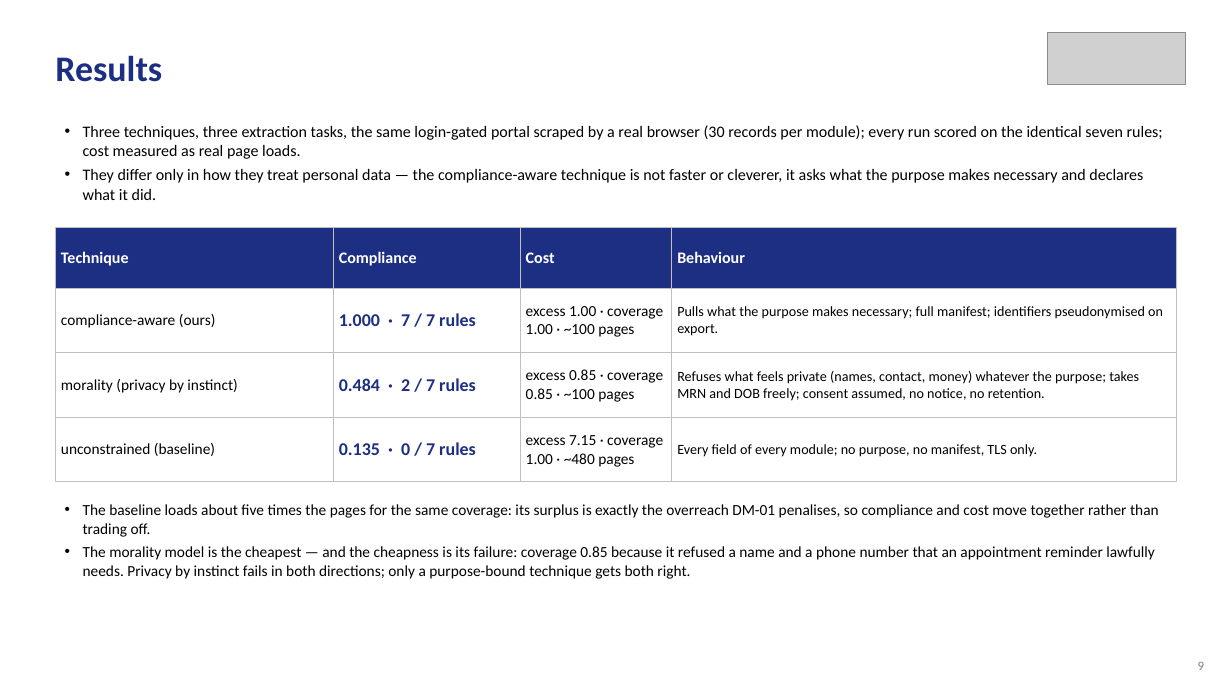
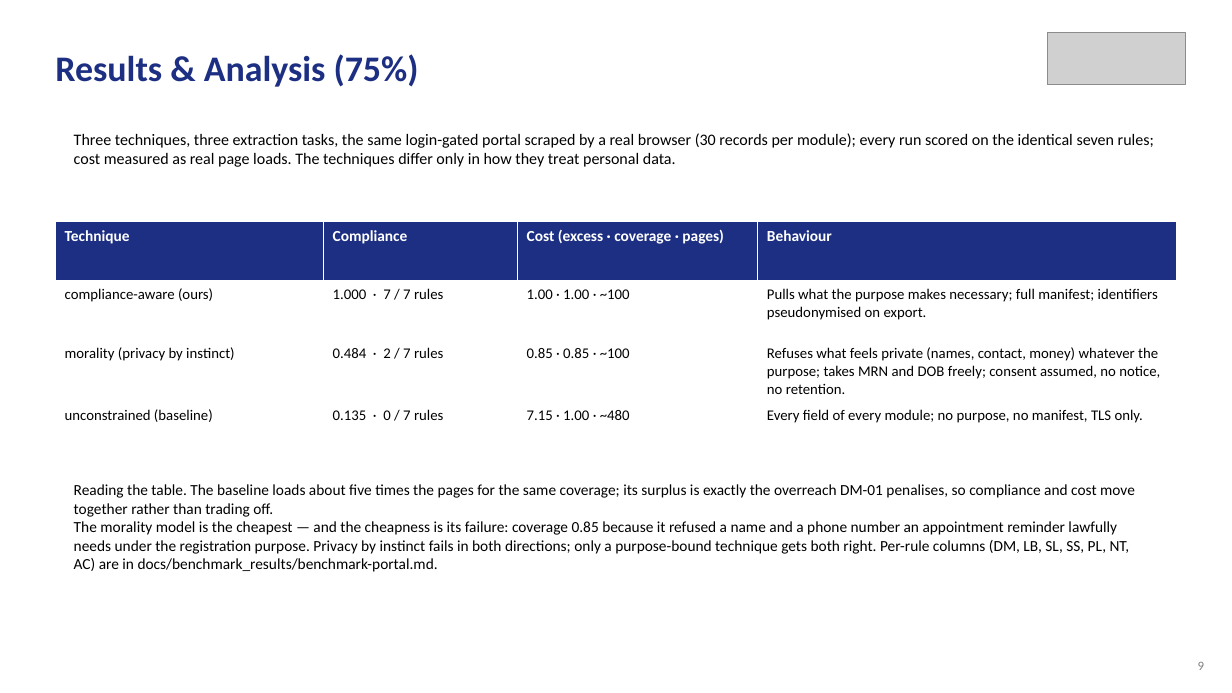
Before and after one commit to aysk1209/his-scraping-dpdp-project, a slide deck: slide 9 of Review-II.pptx. Drawn at 1232x693 pixels with LibreOffice and Linux fonts; fonts in the diff are those of the drawing; grey boxes stand for pictures. Boxes give left, top, right and bottom in pixels: in the first picture for what was removed or moved away, otherwise in the second. Text is boxed around its words. In the diff, an @@ line names an element or a change of style, - is before the commit and + after.

```diff
--- a/Review-II.pptx
+++ b/Review-II.pptx
@@ text at <box>55,54,419,87</box>: text changed @@
-Results
+Results & Analysis (75%)
@@ text at <box>74,133,1154,167</box>: text changed @@
-• Three techniques, three extraction tasks, the same login-gated portal scraped by a real browser (30 records per module); every run scored on the identical seven rules; cost measured as real page loads.
-• They differ only in how they treat personal data — the compliance-aware technique is not faster or cleverer, it asks what the purpose makes necessary and declares what it did.
+Three techniques, three extraction tasks, the same login-gated portal scraped by a real browser (30 records per module); every run scored on the identical seven rules; cost measured as real page loads. The techniques differ only in how they treat personal data.
@@ table at <box>55,222,1177,457</box> @@
-row 1, column 3: Cost
+row 1, column 3: Cost (excess · coverage · pages)
-row 2, column 3: excess 1.00 · coverage 1.00 · ~100 pages
+row 2, column 3: 1.00 · 1.00 · ~100
-row 3, column 3: excess 0.85 · coverage 0.85 · ~100 pages
+row 3, column 3: 0.85 · 0.85 · ~100
-row 4, column 3: excess 7.15 · coverage 1.00 · ~480 pages
+row 4, column 3: 7.15 · 1.00 · ~480
@@ fill none to #FFFFFF in 12 cells @@
@@ size 12.5 to 12 pt in "Technique", "Compliance", "Behaviour" @@
@@ size 12 to 11.5 pt in "compliance-aware (ours)", "morality (privacy by instinct)", "unconstrained (baseline)" @@
@@ size 14 to 11.5 pt, text colour #1D2F82 to #000000, bold off in "1.000 · 7 / 7 rules", "0.484 · 2 / 7 rules", "0.135 · 0 / 7 rules" @@
@@ size 11 to 11.5 pt in "Pulls what the purpose makes necessary; full ...", "Refuses what feels private (names, contact, money) ...", "Every field of every module; no purpose, ..." @@
@@ borders changed @@
@@ table: place and size @@
-table at <box>55,227,1177,482</box>
+table at <box>55,222,1177,457</box>
@@ text at <box>74,484,1135,572</box>: text changed @@
-• The baseline loads about five times the pages for the same coverage: its surplus is exactly the overreach DM-01 penalises, so compliance and cost move together rather than trading off.
-• The morality model is the cheapest — and the cheapness is its failure: coverage 0.85 because it refused a name and a phone number that an appointment reminder lawfully needs. Privacy by instinct fails in both directions; only a purpose-bound technique gets both right.
+Reading the table. The baseline loads about five times the pages for the same coverage; its surplus is exactly the overreach DM-01 penalises, so compliance and cost move together rather than trading off.
+The morality model is the cheapest — and the cheapness is its failure: coverage 0.85 because it refused a name and a phone number an appointment reminder lawfully needs under the registration purpose. Privacy by instinct fails in both directions; only a purpose-bound technique gets both right. Per-rule columns (DM, LB, SL, SS, PL, NT, AC) are in docs/benchmark_results/benchmark-portal.md.
```
Also in this commit, not shown: 8 other slides changed, 5 slides added, 4 slides removed, 4 other files.
